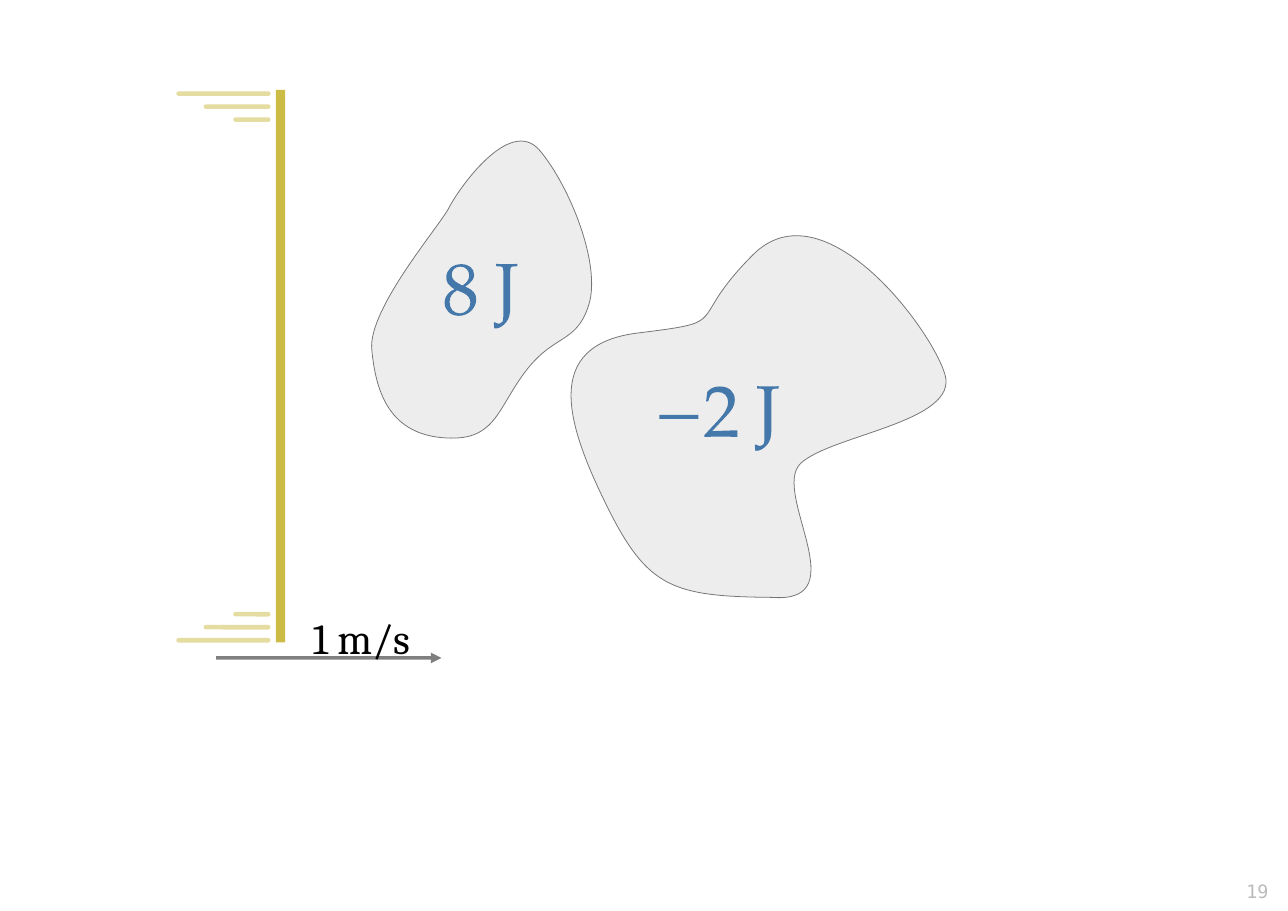
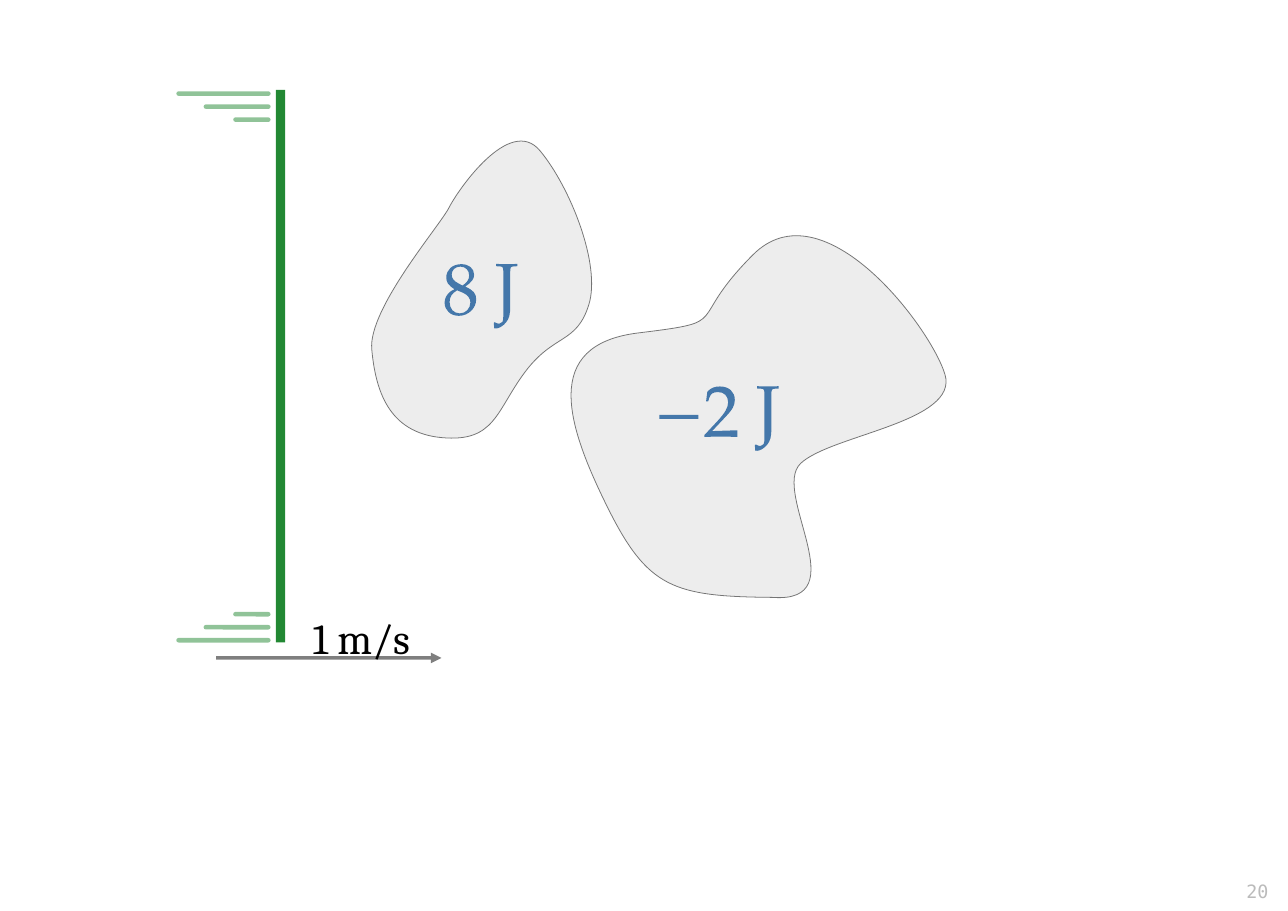
Before and after one commit to pglpm/7wonders, a slide deck: slide 20 of drawings.odp (slide 19 before the commit). Drawn at 1288x911 pixels with LibreOffice and Linux fonts; fonts in the diff are those of the drawing. Boxes give left, top, right and bottom in pixels: in the first picture for what was removed or moved away, otherwise in the second. Text is boxed around its words. In the diff, an @@ line names an element or a change of style, - is before the commit and + after.

```diff
--- a/drawings.odp
+++ b/drawings.odp
@@ line (281, 642) - (281, 89): stroke #CCBB44 6.01 pt to #228833 6.01 pt @@
@@ line (178, 94) - (269, 94): stroke #CCBB44 3 pt to #228833 3 pt @@
@@ line (206, 107) - (269, 107): stroke #CCBB44 3 pt to #228833 3 pt @@
@@ line (236, 120) - (269, 120): stroke #CCBB44 3 pt to #228833 3 pt @@
@@ line (206, 627) - (269, 627): stroke #CCBB44 3 pt to #228833 3 pt @@
@@ line (236, 614) - (269, 614): stroke #CCBB44 3 pt to #228833 3 pt @@
@@ line (178, 640) - (269, 640): stroke #CCBB44 3 pt to #228833 3 pt @@
@@ page number at bbox=[1246, 884, 1268, 898]: text changed @@
-19
+20
```
Also in this commit, not shown: 2 slides added, 1 slide removed, 8 other files.
